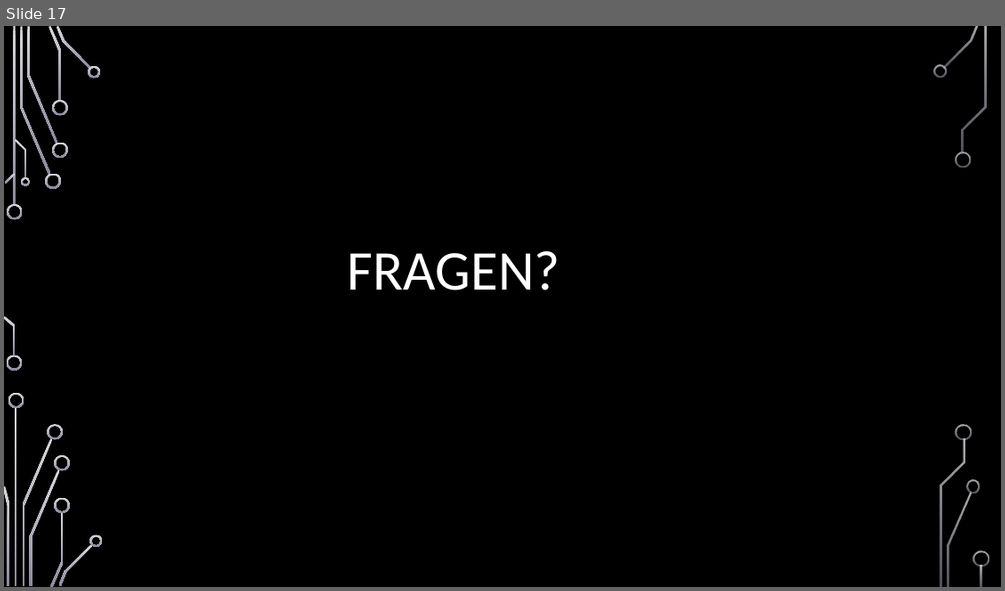
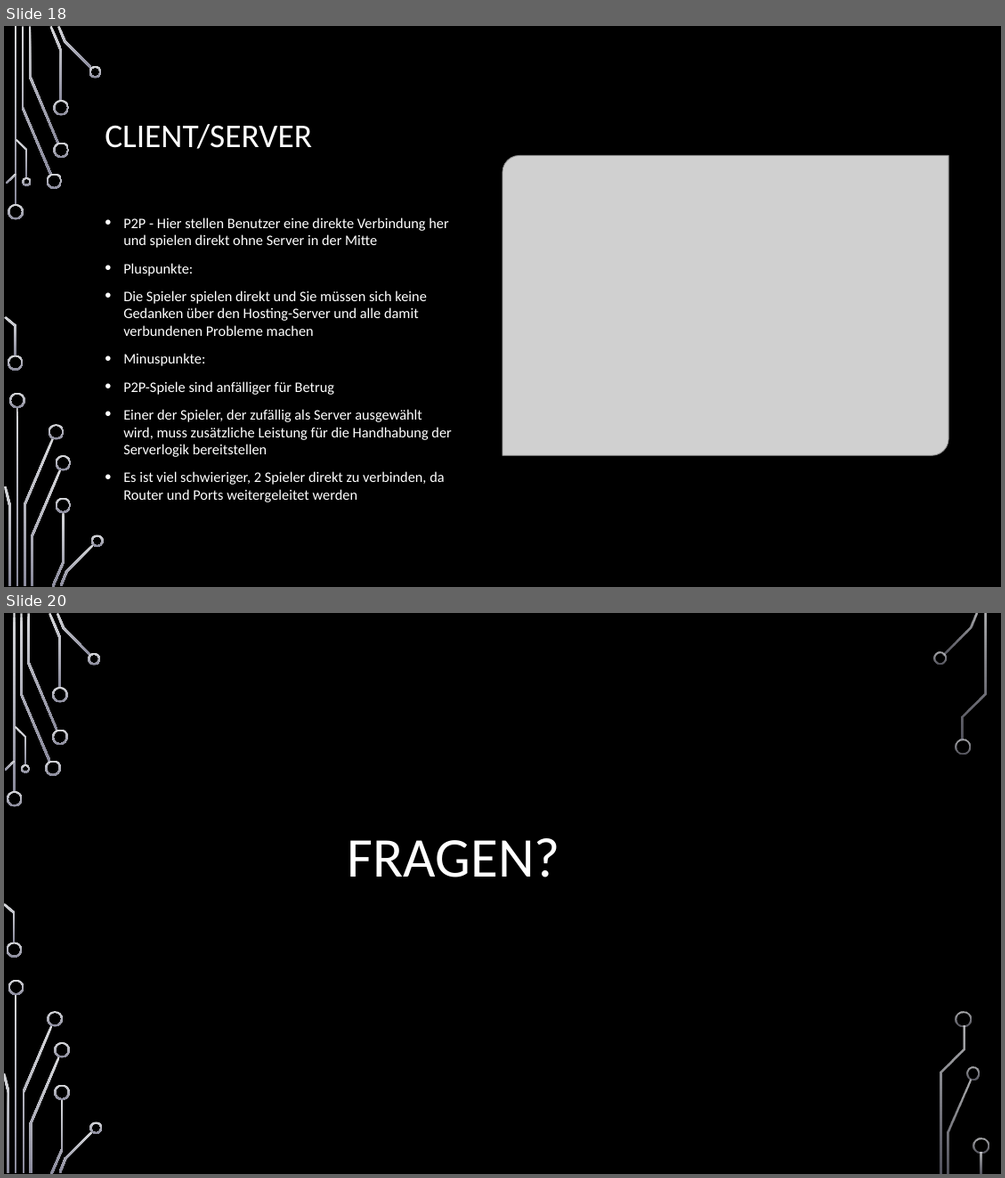
Before and after one commit to jnussbaum/TheBachelorsChaseGame, a slide deck: documents/Meilensteine/Meilenstein I/Meilenstein_1_Präsentation.pptx. Shown one above the other, each under a label of ours: slide 17 before the commit, slides 18 and 20 after it; the slides between them are not shown. The pictures are 1005x591 and 1005x1178 pixels, drawn with LibreOffice and Linux fonts; fonts in the diff are those of the drawing; grey boxes stand for pictures; background and template pictures are left out. Boxes give left, top, right and bottom in pixels: in the first picture for what was removed or moved away, otherwise in the second. Text is boxed around its words. In the diff, an @@ line names an element or a change of style, - is before the commit and + after.

```diff
--- a/documents/Meilensteine/Meilenstein I/Meilenstein_1_Präsentation.pptx
+++ b/documents/Meilensteine/Meilenstein I/Meilenstein_1_Präsentation.pptx
@@ slide 18 added at (4,26,1001,587), background picture (left out); not listed: 17 template elements that a slide beside it also shows @@
@@ rectangle added at (4,26,1001,587), fill #000000 @@
@@ title added at (105,124,312,149), 32 pt, text #FFFFFF @@
+CLIENT/SERVER
@@ picture added at (502,155,949,455) @@
@@ text added at (123,217,451,502), 14 pt, text #FFFFFF @@
+• P2P - Hier stellen Benutzer eine direkte Verbindung her und spielen direkt ohne Server in der Mitte
+• Pluspunkte:
+• Die Spieler spielen direkt und Sie müssen sich keine Gedanken über den Hosting-Server und alle damit verbundenen Probleme machen
+• Minuspunkte:
+• P2P-Spiele sind anfälliger für Betrug
+• Einer der Spieler, der zufällig als Server ausgewählt wird, muss zusätzliche Leistung für die Handhabung der Serverlogik bereitstellen
+• Es ist viel schwieriger, 2 Spieler direkt zu verbinden, da Router und Ports weitergeleitet werden
@@ group added at (4,26,104,587): 24 freeform shapes, 2 rectangles @@
@@ what was slide 17 is now slide 20 @@
```
Also in this commit, not shown: 1 slide changed, 3 other slides added, 1 slide removed, 1 other file.
